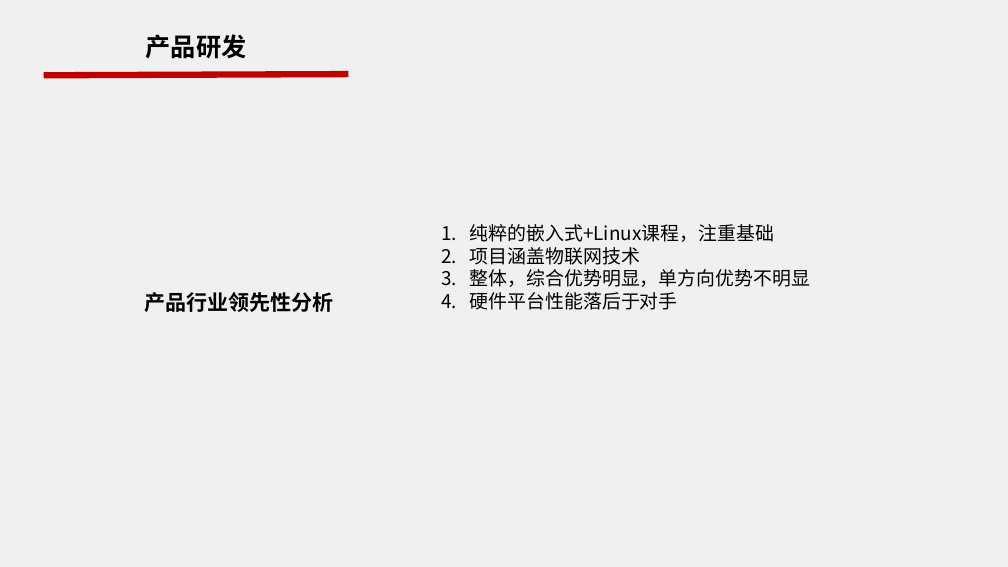
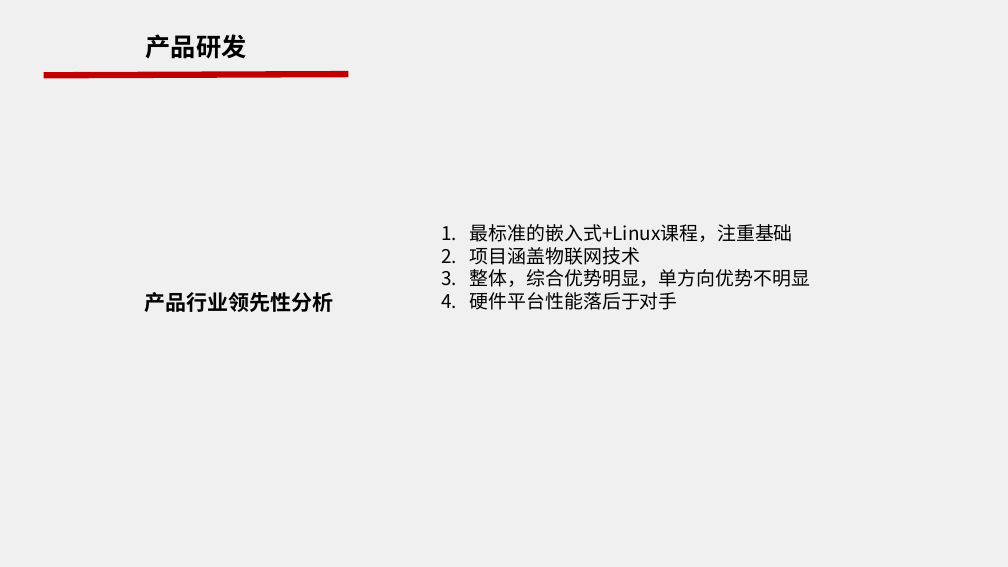
Before and after one commit to work-2015/work, a slide deck: slide 5 of 2015年中工作会/2015集团教学总监年中工作会_ESD_冯华.pptx. Drawn at 1008x567 pixels with LibreOffice and Linux fonts; fonts in the diff are those of the drawing; background and template pictures are left out. Boxes give left, top, right and bottom in pixels: in the first picture for what was removed or moved away, otherwise in the second. Text is boxed around its words. In the diff, an @@ line names an element or a change of style, - is before the commit and + after.

Commit message:
msg

```diff
--- a/2015年中工作会/2015集团教学总监年中工作会_ESD_冯华.pptx
+++ b/2015年中工作会/2015集团教学总监年中工作会_ESD_冯华.pptx
@@ text at (x1=470, y1=224, x2=793, y2=242): text changed @@
-1. 纯粹的嵌入式+Linux课程，注重基础
+1. 最标准的嵌入式+Linux课程，注重基础
```
Also in this commit, not shown: 1 other slide changed.
